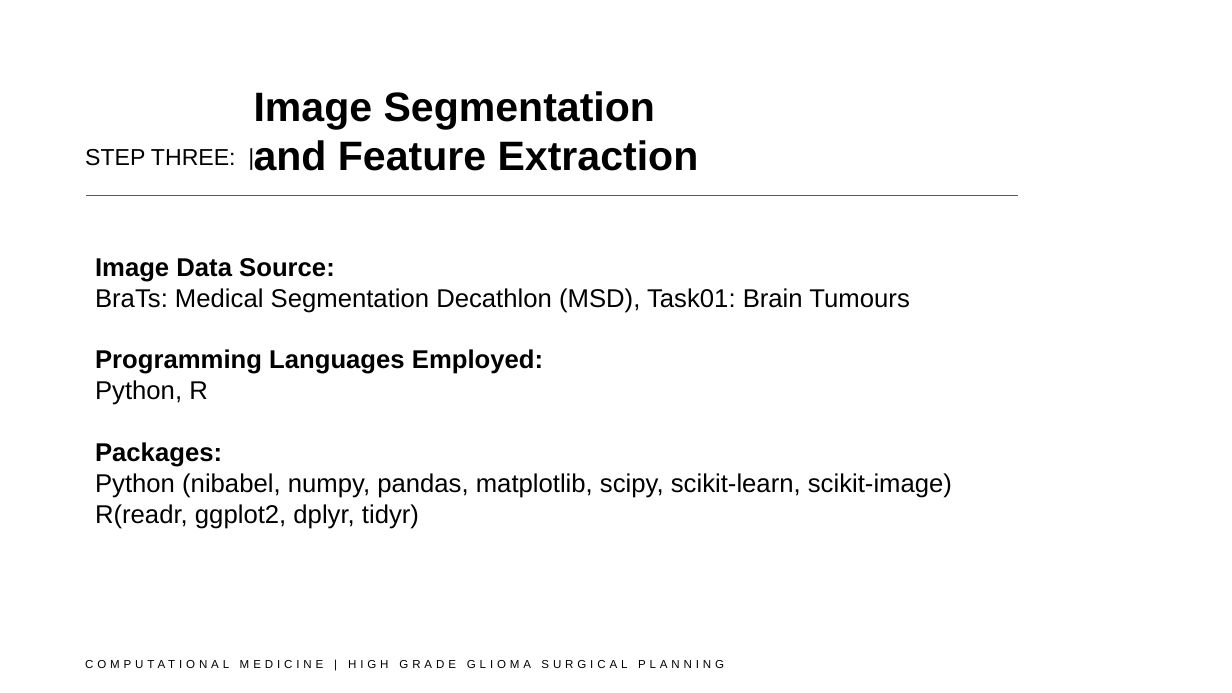
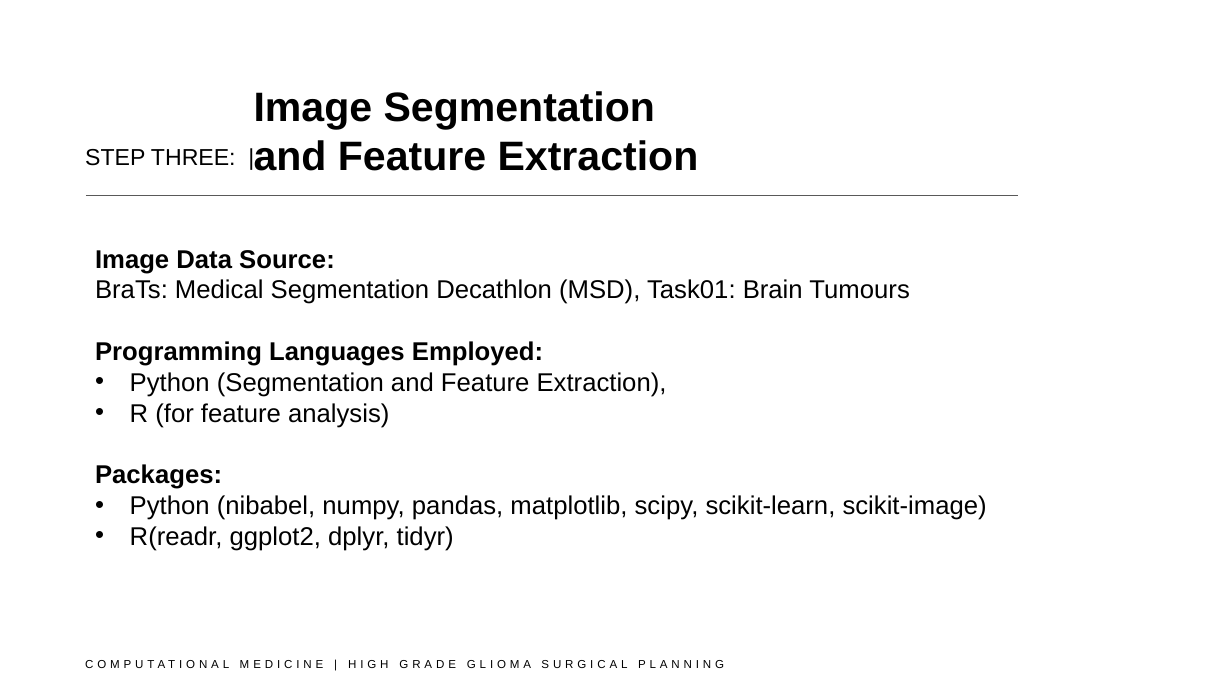
Before and after one commit to Seth-20/Brain-Tumour-Surgical-Planning, a slide deck: slide 12 of High Grade Glioma Surgical Planning.pptx. Drawn at 1232x693 pixels with LibreOffice and Linux fonts; fonts in the diff are those of the drawing. Boxes give left, top, right and bottom in pixels: in the first picture for what was removed or moved away, otherwise in the second. Text is boxed around its words. In the diff, an @@ line names an element or a change of style, - is before the commit and + after.

Commit message:
Spelling error rectifications

```diff
--- a/High Grade Glioma Surgical Planning.pptx
+++ b/High Grade Glioma Surgical Planning.pptx
@@ text "Image Data Source:": place and size @@
-text "Image Data Source:" at <box>95,258,952,529</box>
+text "Image Data Source:" at <box>95,250,987,551</box>
@@ text at <box>130,372,667,428</box>: text changed @@
-Python, R
+• Python (Segmentation and Feature Extraction),
+• R (for feature analysis)
@@ text at <box>130,495,987,551</box>: text changed @@
-Python (nibabel, numpy, pandas, matplotlib, scipy, scikit-learn, scikit-image) R(readr, ggplot2, dplyr, tidyr)
+• Python (nibabel, numpy, pandas, matplotlib, scipy, scikit-learn, scikit-image)
+• R(readr, ggplot2, dplyr, tidyr)
```
Also in this commit, not shown: 3 other slides changed.
